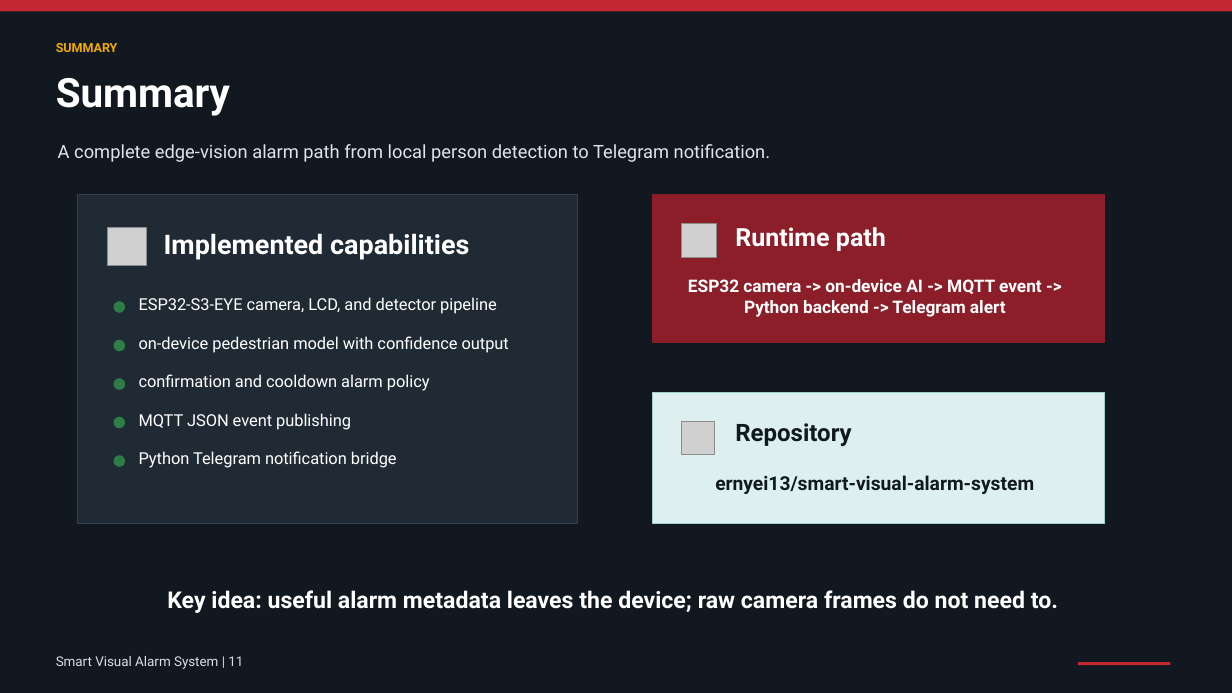
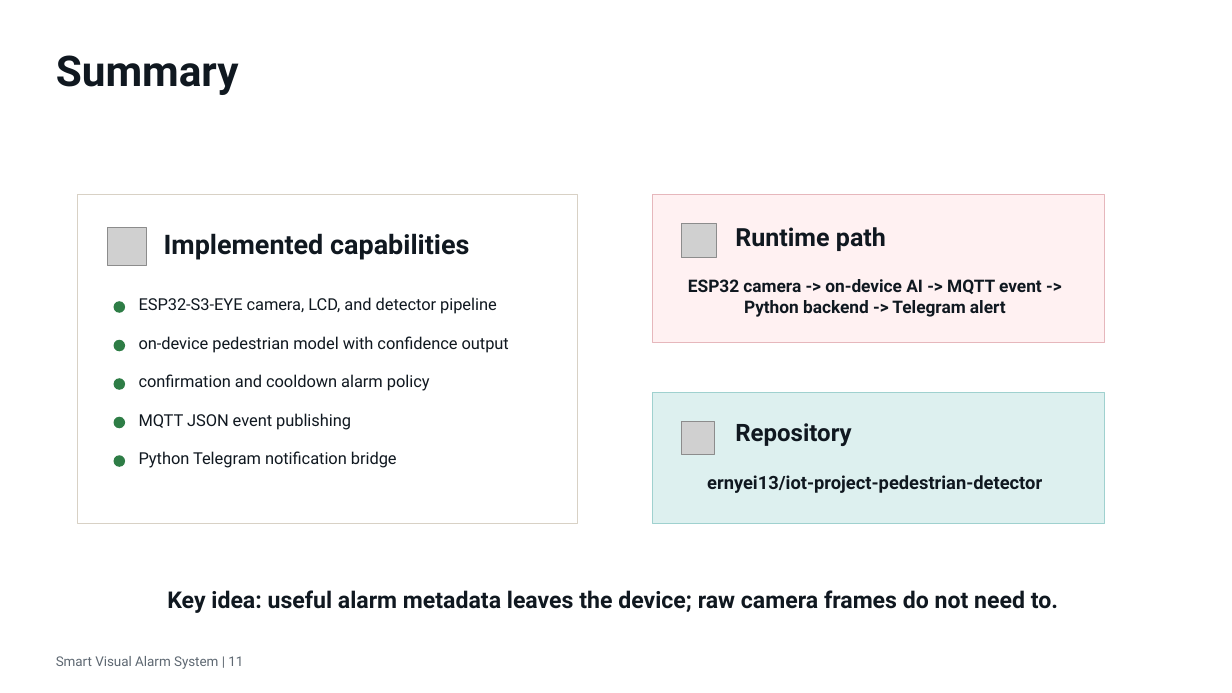
Before and after one commit to ernyei13/iot-project-pedestrian-detector, a slide deck: slide 11 of presentation.pptx. Drawn at 1232x693 pixels with LibreOffice and Linux fonts; fonts in the diff are those of the drawing; grey boxes stand for pictures. Boxes give left, top, right and bottom in pixels: in the first picture for what was removed or moved away, otherwise in the second. Text is boxed around its words. In the diff, an @@ line names an element or a change of style, - is before the commit and + after.

Commit message:
Update report and presentation visuals

```diff
--- a/presentation.pptx
+++ b/presentation.pptx
@@ rectangle removed at [0,0,1232,693] @@
@@ rectangle removed at [0,0,1232,11] @@
@@ text "Summary": place and size @@
-text "Summary" at [56,78,230,116]
+text "Summary" at [56,55,239,95]
@@ text "Summary" at [56,55,239,95]: size 31.5 to 33 pt, text colour #FFFFFF to #101820 @@
@@ text removed at [56,43,118,52] @@
-SUMMARY
@@ text removed at [58,144,770,162] @@
-A complete edge-vision alarm path from local person detection to Telegram notification.
@@ rectangle at [77,194,578,523]: fill #202A35 to #FFFFFF; outline #314154 0.75 pt to #D8D1C5 0.75 pt @@
@@ rectangle at [653,194,1105,342]: fill #8B1E29 to #FFF1F2; outline #8B1E29 0.75 pt to #E6B7BC 0.75 pt @@
@@ text at [707,475,1042,493]: text changed; size 15 to 14.2 pt @@
-ernyei13/smart-visual-alarm-system
+ernyei13/iot-project-pedestrian-detector
@@ text colour #FFFFFF to #101820 in 9 elements at [164,233,469,260], [139,297,497,314], [139,336,509,353], [139,374,430,391], [139,413,351,430], [139,451,397,468], [735,227,886,251], [688,279,1042,317], [167,590,1058,613] @@
@@ text "Smart Visual Alarm System | ..." at [56,656,243,669]: text colour #D8DEE6 to #5E6872 @@
@@ rectangle removed at [1079,663,1171,665] @@
```
Also in this commit, not shown: 10 other slides changed, 1 slide added, 1 other file.
